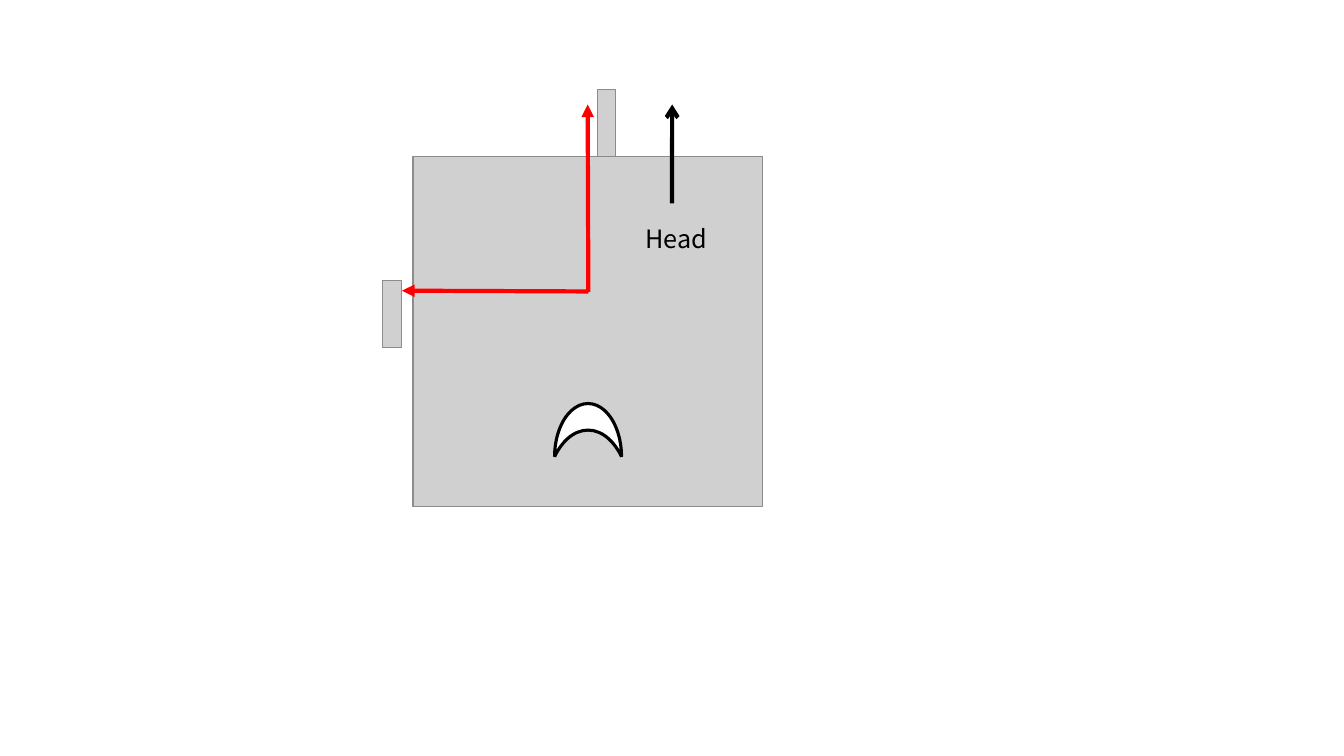
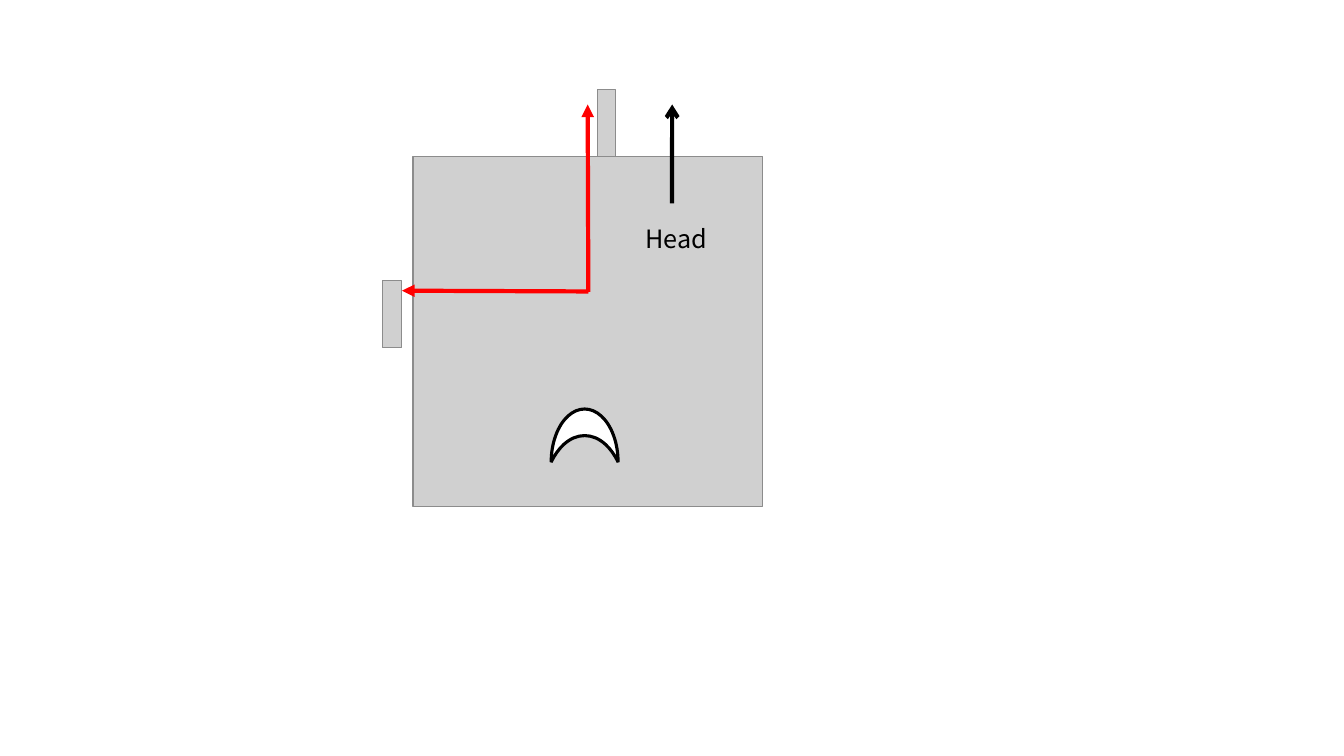
Before and after one commit to enderman19980125/2020.09_CPIPC, a slide deck: slide 5 of Figures.pptx. Drawn at 1344x756 pixels with LibreOffice and Linux fonts; fonts in the diff are those of the drawing; grey boxes stand for pictures. Boxes give left, top, right and bottom in pixels: in the first picture for what was removed or moved away, otherwise in the second. Text is boxed around its words. In the diff, an @@ line names an element or a change of style, - is before the commit and + after.

```diff
--- a/Figures.pptx
+++ b/Figures.pptx
@@ moon: place and size @@
-moon at bbox=[555, 403, 622, 456]
+moon at bbox=[552, 409, 619, 462]
```
Also in this commit, not shown: 3 other files.
